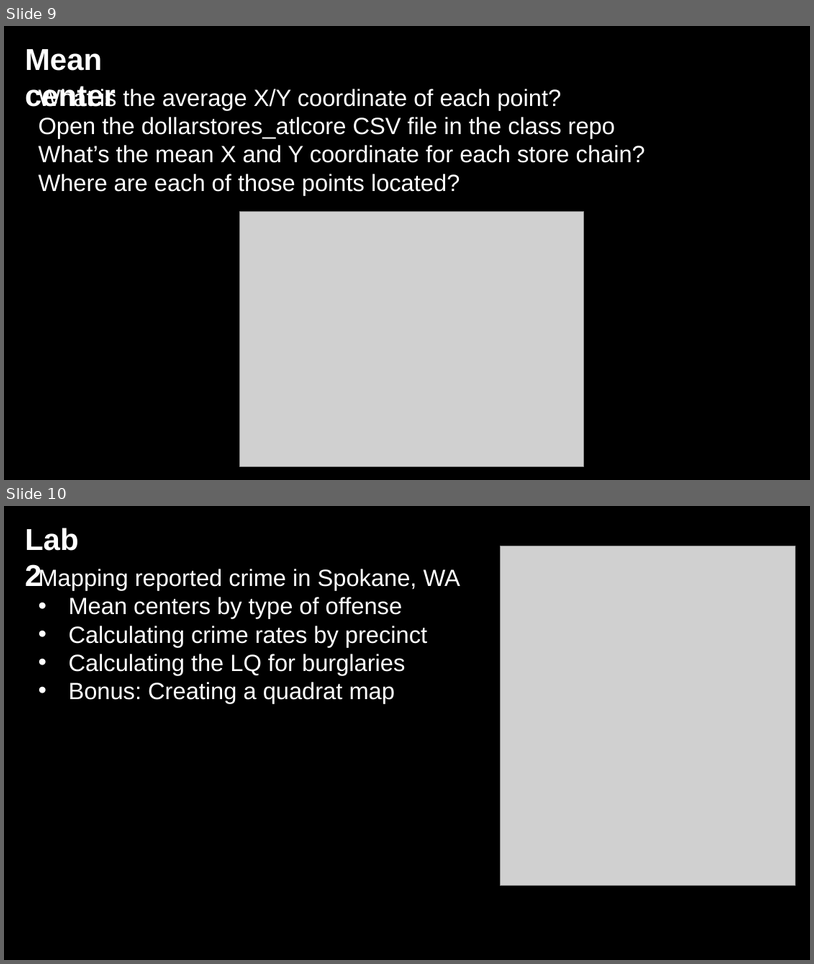
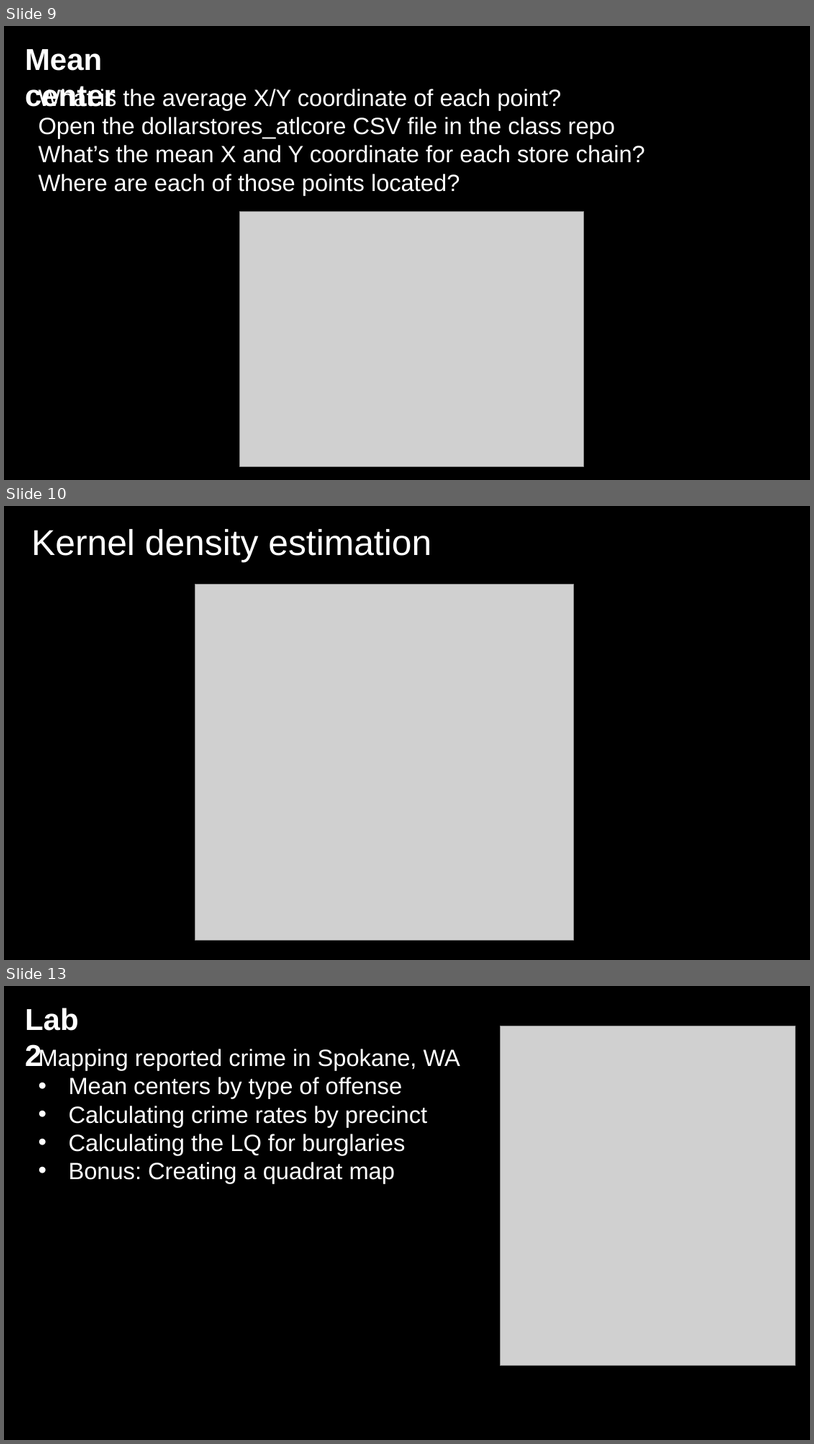
Before and after one commit to jshannon75/geog4300, a slide deck: in_class_slides/geog4300_W05-1 Point pattern analysis and MAUP.pptx. Shown one above the other, each under a label of ours: slides 9 and 10 before the commit, slides 9, 10 and 13 after it; the slides between them are not shown. The pictures are 814x964 and 814x1444 pixels, drawn with LibreOffice and Linux fonts; fonts in the diff are those of the drawing; grey boxes stand for pictures; background and template pictures are left out. Boxes give left, top, right and bottom in pixels: in the first picture for what was removed or moved away, otherwise in the second. Text is boxed around its words. In the diff, an @@ line names an element or a change of style, - is before the commit and + after.

```diff
--- a/in_class_slides/geog4300_W05-1 Point pattern analysis and MAUP.pptx
+++ b/in_class_slides/geog4300_W05-1 Point pattern analysis and MAUP.pptx
@@ slide 10 added at (x1=4, y1=506, x2=810, y2=960), background picture (left out) @@
@@ text added at (x1=31, y1=529, x2=432, y2=562), 42.7 pt, text #FFFFFF @@
+Kernel density estimation
@@ picture added at (x1=196, y1=584, x2=574, y2=939) @@
@@ what was slide 10 is now slide 13 @@
```
Also in this commit, not shown: 2 other slides added, 2 other files.
